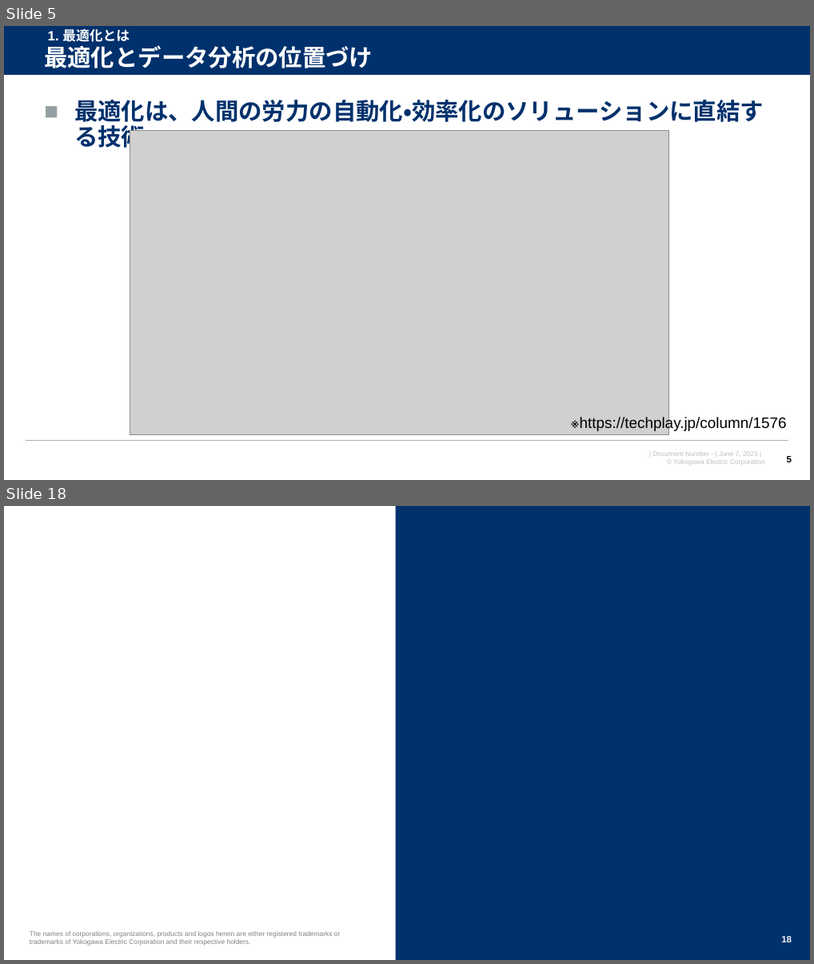
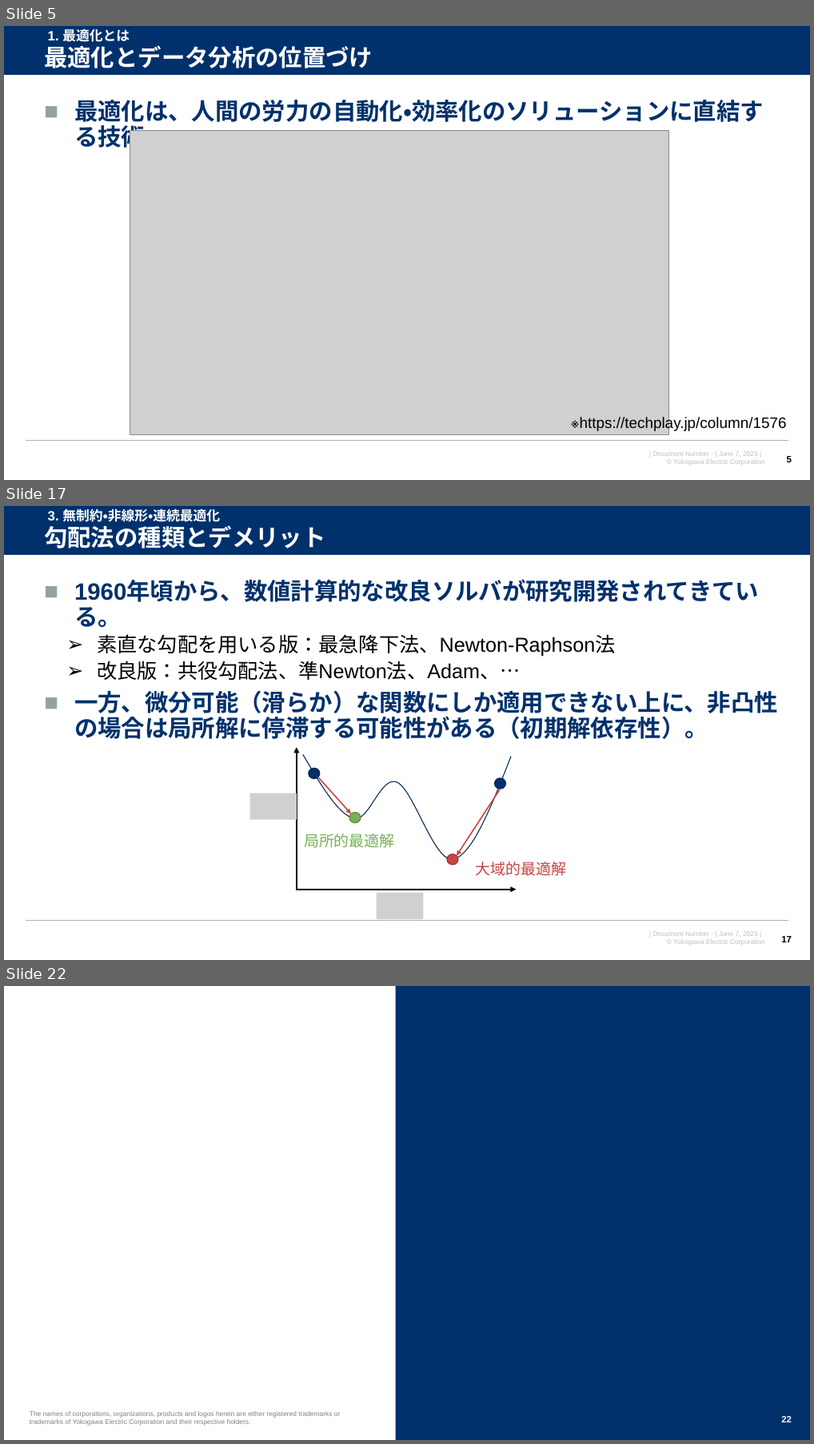
Before and after one commit to watarukumagai-git/opt, a slide deck: JDLA/StudyGroup/DS_StudyGroup 2023_01.pptx. Shown one above the other, each under a label of ours: slides 5 and 18 before the commit, slides 5, 17 and 22 after it; the slides between them are not shown. The pictures are 814x964 and 814x1444 pixels, drawn with LibreOffice and Linux fonts; fonts in the diff are those of the drawing; grey boxes stand for pictures; background and template pictures are left out. Boxes give left, top, right and bottom in pixels: in the first picture for what was removed or moved away, otherwise in the second. Text is boxed around its words. In the diff, an @@ line names an element or a change of style, - is before the commit and + after.

```diff
--- a/JDLA/StudyGroup/DS_StudyGroup 2023_01.pptx
+++ b/JDLA/StudyGroup/DS_StudyGroup 2023_01.pptx
@@ slide 17 added at [4,506,810,960], background #FFFFFF; not listed: 4 template elements that a slide beside it also shows @@
@@ title added at [44,525,326,548], 28 pt, text #FFFFFF, bold @@
+勾配法の種類とデメリット
@@ text added at [48,508,220,522], 16 pt, text #FFFFFF, bold @@
+3. 無制約・非線形・連続最適化
@@ text added at [74,581,778,739], 28 pt, text #00316C, bold @@
+■ 1960年頃から、数値計算的な改良ソルバが研究開発されてきている。
+  ➢ 素直な勾配を用いる版：最急降下法、Newton-Raphson法
+  ➢ 改良版：共役勾配法、準Newton法、Adam、…
+■ 一方、微分可能（滑らか）な関数にしか適用できない上に、非凸性の場合は局所解に停滞する可能性がある（初期解依存性）。
@@ arrow added from (297, 889) to (297, 748), #000000 2.25 pt @@
@@ freeform shape added at [303,755,511,860], outline #002450 1 pt @@
@@ ellipse added at [309,768,320,779], fill #00316C, outline #002551 1 pt @@
@@ picture added at [250,792,298,820] @@
@@ arrow added from (318, 777) to (351, 813), #C74643 1.5 pt @@
@@ arrow added from (501, 788) to (457, 856), #C74643 1.5 pt @@
@@ ellipse added at [494,778,506,788], fill #00316C, outline #002551 1 pt @@
@@ ellipse added at [350,812,361,823], fill #76B059, outline #588740 1 pt @@
@@ text added at [304,833,394,848], 18 pt, text #76B059 @@
+局所的最適解
@@ ellipse added at [447,854,459,864], fill #C74643, outline #9A302E 1 pt @@
@@ text added at [476,861,566,876], 18 pt, text #C74643 @@
+大域的最適解
@@ arrow added from (296, 889) to (516, 889), #000000 2.25 pt @@
@@ picture added at [377,892,424,919] @@
@@ page number added at [782,936,792,942], 11 pt, text #000000, bold @@
+17
@@ what was slide 18 is now slide 22 @@
@@ page number at [782,1416,792,1422]: text changed @@
-18
+22
```
Also in this commit, not shown: 5 slides changed, 13 other slides added, 15 slides removed.
